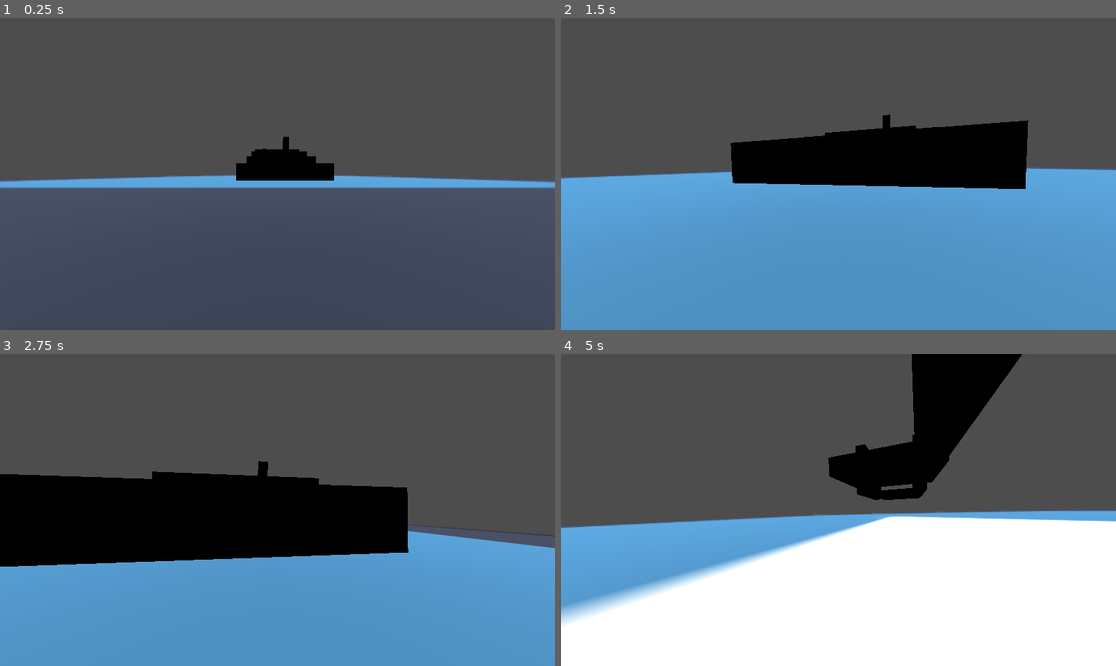
Above: before the commit, frames 1-4 (two rows, left to right).
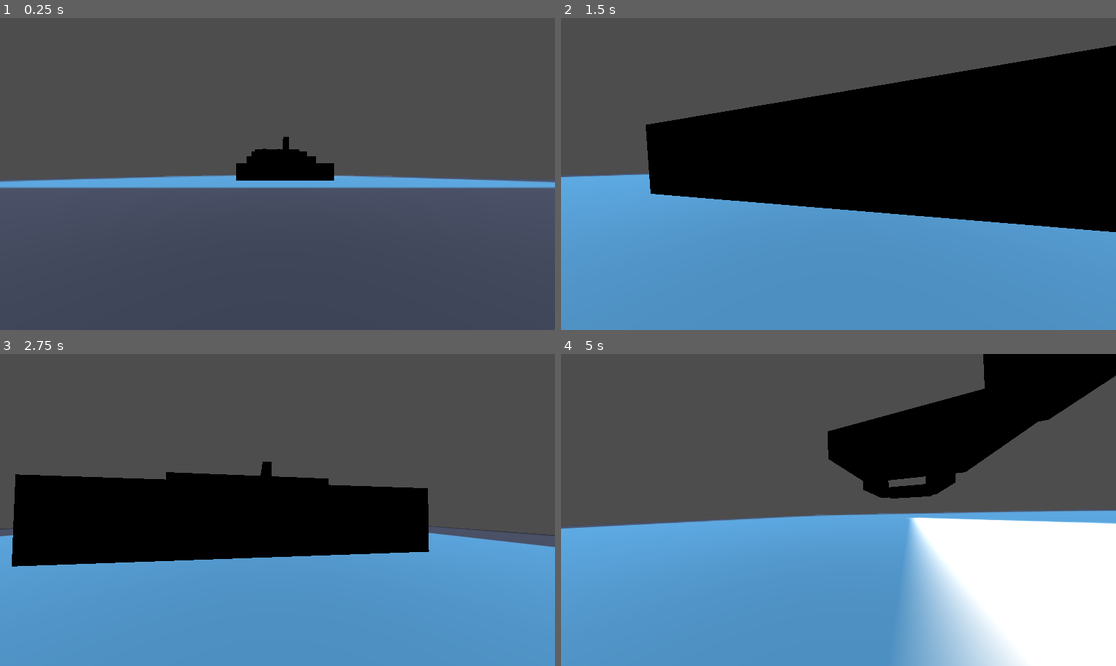
Above: after the commit, the same moments.

Repository: sudo-m3z1m/GhostRunner-like
Game: Godot game, scene res://Prefabs/test_scene.tscn
The game is run twice, just before and just after one commit, with the same random seed, the same clock (stepped at 60 frames per second) and the same inputs. The engine's default icon, where the game draws it, is replaced by a stand-in: a white triangle on a blue panel in a dark square.
Inputs (mouse positions are in pixels of both pictures, inside the frame that each line leads up to):
- Up to frame 1 (0.25 s): no input
- Up to frame 2 (1.5 s): tap Enter at 0.5 s; move the mouse to (866, 174) at 0.52 s; hold W (Forward) from 0.53 s (still down); click (866, 174) at 0.6 s; move the mouse to (810, 174) at 1.27 s; tap Shift (Shift) at 1.35 s
- Up to frame 3 (2.75 s): keep holding W (Forward); click (249, 510) at 1.55 s; move the mouse to (288, 503) at 2.02 s; tap Space (Space) at 2.1 s; click (288, 503) at 2.3 s
- Up to frame 4 (5 s): keep holding W (Forward); move the mouse to (832, 516) at 2.77 s; click (832, 516) at 2.85 s; move the mouse to (877, 513) at 3.52 s; click (877, 513) at 3.6 s; tap Escape (Escape) at 4.15 s; move the mouse to (794, 506) at 4.27 s; tap Shift (Shift) at 4.35 s; click (794, 506) at 4.55 s

The runs differ from the first frame. In frame 1, less than 0.1% of the frame differs, in the area x 49-51%, y 41-43%; in frame 2, 25%; in frame 3, 1.7%; in frame 4, 35%, in the area x 0-100%, y 0-100%.

Commit message:
Added attack input handling, added attack, added enemy added enemy knockback. Need to add parallel state machine to attack, need to make ai for the enemy. Need to add state machine to the enemy. I need to think about module enemy weapons. Maybe player can grab enemy dropped weapons.

Diff:
--- a/Prefabs/CharacterController/input_handler.gd
+++ b/Prefabs/CharacterController/input_handler.gd
@@ -10,7 +10,8 @@
 var actions_array: Array[String] = [
 	"Space",
 	"Shift",
-	"Escape"
+	"Escape",
+	"Attack"
 ]
 
 var move_actions_array: Array[String] = [
@@ -55,3 +56,5 @@
 			state_machine.change_state(StateMachine.STATES.DASH)
 		"Escape":
 			pass
+		"Attack":
+			target.attack()
--- /dev/null
+++ b/Prefabs/enemy.gd
@@ -0,0 +1,24 @@
+extends CharacterBody3D
+
+class_name Enemy
+
+@export var speed: float
+@export var gravity: float
+
+@onready var animation_player: AnimationPlayer = $AnimationPlayer
+
+func _physics_process(delta) -> void:
+	velocity.y -= gravity
+
+	move_and_slide()
+
+func take_damage(direction: Vector3) -> void: #TODO
+	var knockback_timer: SceneTreeTimer = get_tree().create_timer(0.5)
+	knockback_timer.timeout.connect(reset_velocity)
+
+	direction.y = 0
+
+	velocity = direction * speed
+
+func reset_velocity() -> void:
+	velocity = Vector3.ZERO
--- /dev/null
+++ b/Prefabs/enemy.tscn
@@ -0,0 +1,41 @@
+[gd_scene load_steps=7 format=3 uid="uid://dm8h67lom6j46"]
+
+[ext_resource type="Script" path="res://Prefabs/enemy.gd" id="1_cscqk"]
+
+[sub_resource type="CapsuleShape3D" id="CapsuleShape3D_jit8v"]
+radius = 1.0
+height = 4.0
+
+[sub_resource type="CapsuleMesh" id="CapsuleMesh_tpt5g"]
+radius = 1.0
+height = 4.0
+
+[sub_resource type="Animation" id="Animation_w0qcm"]
+resource_name = "Death"
+length = 0.3
+
+[sub_resource type="Animation" id="Animation_aih8r"]
+length = 0.001
+
+[sub_resource type="AnimationLibrary" id="AnimationLibrary_yiwyi"]
+_data = {
+"Death": SubResource("Animation_w0qcm"),
+"RESET": SubResource("Animation_aih8r")
+}
+
+[node name="Enemy" type="CharacterBody3D"]
+script = ExtResource("1_cscqk")
+speed = 40.0
+gravity = 1.2
+
+[node name="CollisionShape3D" type="CollisionShape3D" parent="."]
+shape = SubResource("CapsuleShape3D_jit8v")
+
+[node name="MeshInstance3D" type="MeshInstance3D" parent="."]
+mesh = SubResource("CapsuleMesh_tpt5g")
+skeleton = NodePath("../CollisionShape3D")
+
+[node name="AnimationPlayer" type="AnimationPlayer" parent="."]
+libraries = {
+"": SubResource("AnimationLibrary_yiwyi")
+}
--- a/Prefabs/player.gd
+++ b/Prefabs/player.gd
@@ -14,6 +14,7 @@
 @onready var input_handler: InputHandler = $InputHandler
 @onready var state_machine: StateMachine = $StateMachine
 @onready var raycasts: Array[Node] = $Raycasts.get_children()
+@onready var attack_area: Area3D = $CameraPivot/Camera3D/AttackArea
 
 var jump_count: int = max_jump_count
 
@@ -29,3 +30,10 @@
 func is_falling() -> void:
 	if !is_on_floor():
 		state_machine.change_state(StateMachine.STATES.FALLING)
+
+func attack() -> void:
+	var collided_bodies: Array[Node3D] = attack_area.get_overlapping_bodies()
+	for body in collided_bodies:
+		if !(body is Enemy):
+			continue
+		body.take_damage((body.global_position - global_position).normalized())
--- a/Prefabs/player.tscn
+++ b/Prefabs/player.tscn
@@ -9,6 +9,9 @@
 [ext_resource type="Script" path="res://Prefabs/CharacterController/States/dash.gd" id="7_kwa41"]
 [ext_resource type="Script" path="res://Prefabs/CharacterController/States/falling.gd" id="8_5n6il"]
 [ext_resource type="Script" path="res://Prefabs/CharacterController/States/wallrun.gd" id="9_km4t3"]
+
+[sub_resource type="BoxShape3D" id="BoxShape3D_w0ohi"]
+size = Vector3(2.2168, 1, 3.33118)
 
 [sub_resource type="BoxShape3D" id="BoxShape3D_gsifa"]
 size = Vector3(1, 2.27246, 1)
@@ -29,6 +32,13 @@
 
 [node name="Marker3D" type="Marker3D" parent="CameraPivot/Camera3D"]
 transform = Transform3D(1, 0, 0, 0, 1, 0, 0, 0, 1, 0, 0, -1.00497)
+
+[node name="AttackArea" type="Area3D" parent="CameraPivot/Camera3D"]
+transform = Transform3D(1, 0, 0, 0, 1, 0, 0, 0, 1, 0, -0.0449936, -1.28663)
+
+[node name="CollisionShape3D" type="CollisionShape3D" parent="CameraPivot/Camera3D/AttackArea"]
+transform = Transform3D(1, 0, 0, 0, 1, 0, 0, 0, 1, 0, 0, -1.16559)
+shape = SubResource("BoxShape3D_w0ohi")
 
 [node name="Raycasts" type="Node3D" parent="."]
 transform = Transform3D(1, 0, 0, 0, 1, 0, 0, 0, 1, 0, 0.905895, -0.604244)
@@ -69,7 +79,7 @@
 max_speed = 40.0
 acceleration = 0.2
 animation = "Moving"
-accepted_states = Array[int]([2, 0, 3])
+accepted_states = Array[int]([2, 0, 3, 4])
 
 [node name="Jump" type="Node" parent="StateMachine"]
 script = ExtResource("6_4p4ke")
--- a/Prefabs/test_scene.tscn
+++ b/Prefabs/test_scene.tscn
@@ -1,7 +1,8 @@
-[gd_scene load_steps=4 format=3 uid="uid://h0odwfwje50w"]
+[gd_scene load_steps=5 format=3 uid="uid://h0odwfwje50w"]
 
 [ext_resource type="PackedScene" uid="uid://bljjoykcp0swp" path="res://Prefabs/player.tscn" id="1_20ea0"]
 [ext_resource type="Texture2D" uid="uid://bh1cqaqkno3ou" path="res://icon.svg" id="1_exvkv"]
+[ext_resource type="PackedScene" uid="uid://dm8h67lom6j46" path="res://Prefabs/enemy.tscn" id="3_gn5ej"]
 
 [sub_resource type="StandardMaterial3D" id="StandardMaterial3D_43b2s"]
 albedo_texture = ExtResource("1_exvkv")
@@ -55,3 +56,6 @@
 [node name="CSGBox3D9" type="CSGBox3D" parent="."]
 transform = Transform3D(-4.37114e-08, 0, -1, 0, 1, 0, 1, 0, -4.37114e-08, -3.7803, 16.5169, -137.263)
 size = Vector3(30.7023, 5.86914, 31.1689)
+
+[node name="Enemy" parent="." instance=ExtResource("3_gn5ej")]
+transform = Transform3D(1, 0, 0, 0, 1, 0, 0, 0, 1, 0, 21.1402, 18.4211)
--- a/project.godot
+++ b/project.godot
@@ -52,3 +52,8 @@
 "events": [Object(InputEventKey,"resource_local_to_scene":false,"resource_name":"","device":-1,"window_id":0,"alt_press …(182 unchanged characters)…
 ]
 }
+Attack={
+"deadzone": 0.5,
+"events": [Object(InputEventMouseButton,"resource_local_to_scene":false,"resource_name":"","device":-1,"window_id":0,"alt_pressed":false,"shift_pressed":false,"ctrl_pressed":false,"meta_pressed":false,"button_mask":0,"position":Vector2(0, 0),"global_position":Vector2(0, 0),"factor":1.0,"button_index":1,"canceled":false,"pressed":false,"double_click":false,"script":null)
+]
+}
Not shown: 1 places in Prefabs/player.tscn that only renumber resources
